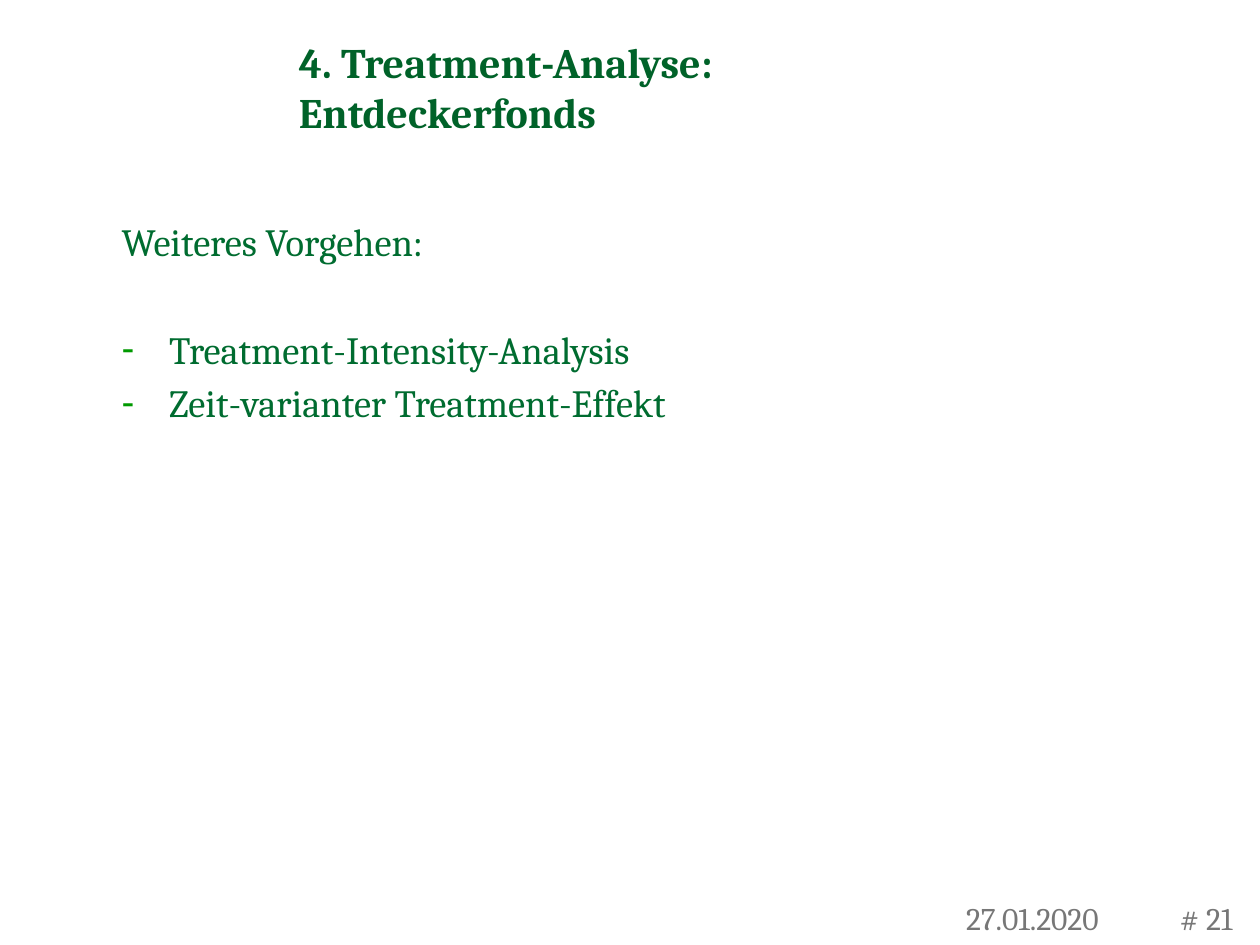
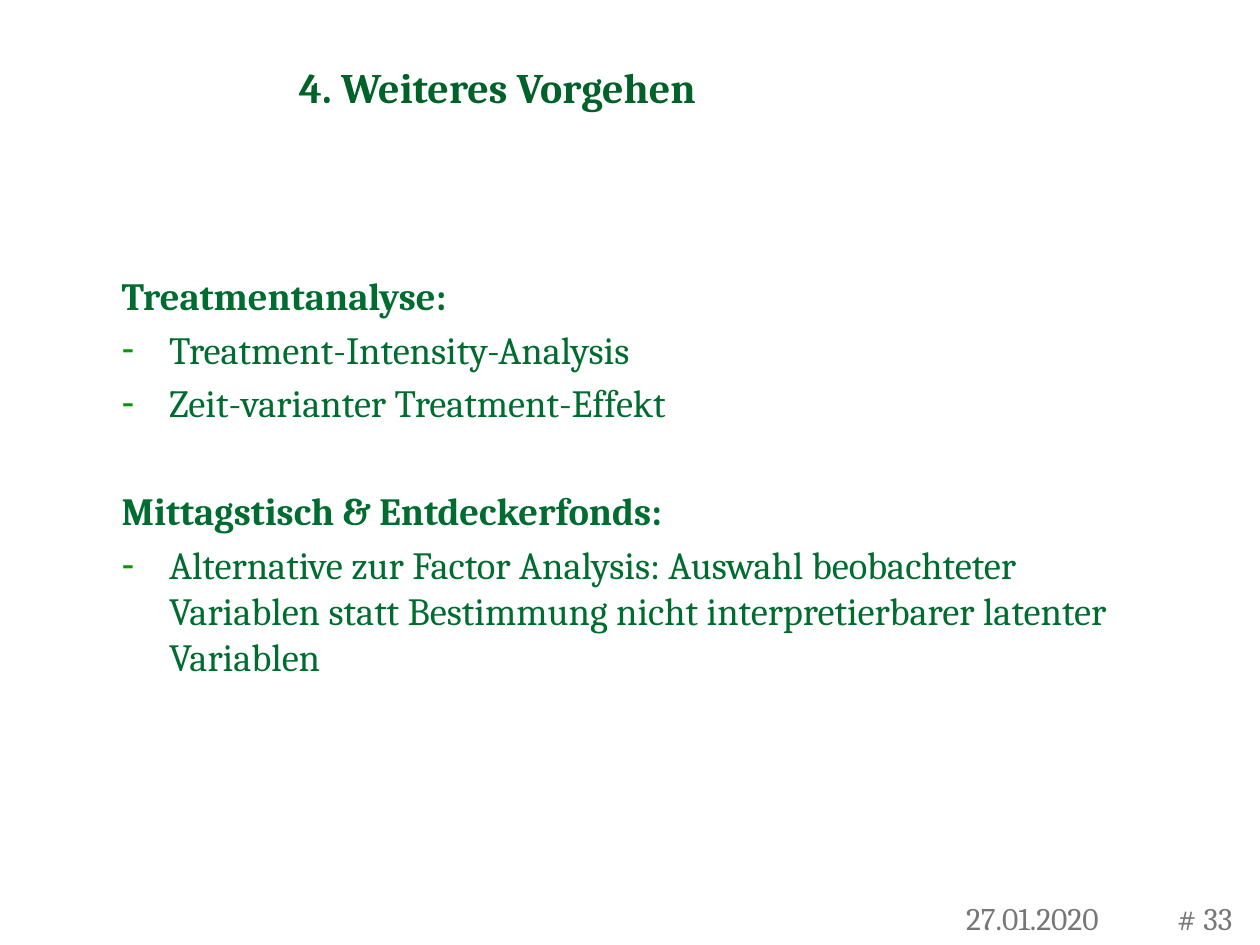
Before and after one commit to RafaelSchuetz/Pareto, a slide deck: slide 33 of CHILDREN/Zwischenkolloquien/2. Zwischentreffen Präsentation.pptx (slide 21 before the commit). Drawn at 1260x945 pixels with LibreOffice and Linux fonts; fonts in the diff are those of the drawing; background and template pictures are left out. Boxes give left, top, right and bottom in pixels: in the first picture for what was removed or moved away, otherwise in the second. Text is boxed around its words. In the diff, an @@ line names an element or a change of style, - is before the commit and + after.

```diff
--- a/CHILDREN/Zwischenkolloquien/2. Zwischentreffen Präsentation.pptx
+++ b/CHILDREN/Zwischenkolloquien/2. Zwischentreffen Präsentation.pptx
@@ title at (299, 73, 696, 113): text changed @@
-4. Treatment-Analyse: Entdeckerfonds
+4. Weiteres Vorgehen
@@ text at (122, 283, 447, 319): text changed; bold on @@
-Weiteres Vorgehen:
+Treatmentanalyse:
@@ text at (122, 497, 1106, 672): paragraphs added @@
+Mittagstisch & Entdeckerfonds:
+– Alternative zur Factor Analysis: Auswahl beobachteter Variablen statt Bestimmung nicht interpretierbarer latenter Variablen
@@ page number at (1203, 909, 1232, 930): text changed @@
-# 21
+# 33
```
Also in this commit, not shown: 5 other slides changed, 14 slides added, 2 slides removed, 11 other files.
